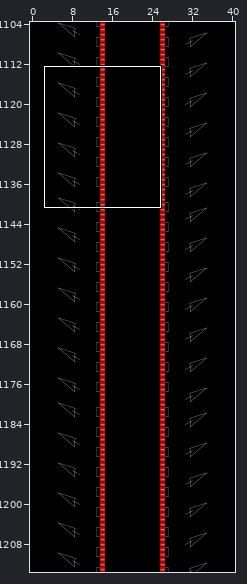
Tiled map (JSON), stored at data/map/main_game_level.json. The first picture is a wide view before the edit; the outline marks the close-up.
Close-up. Before the edit:
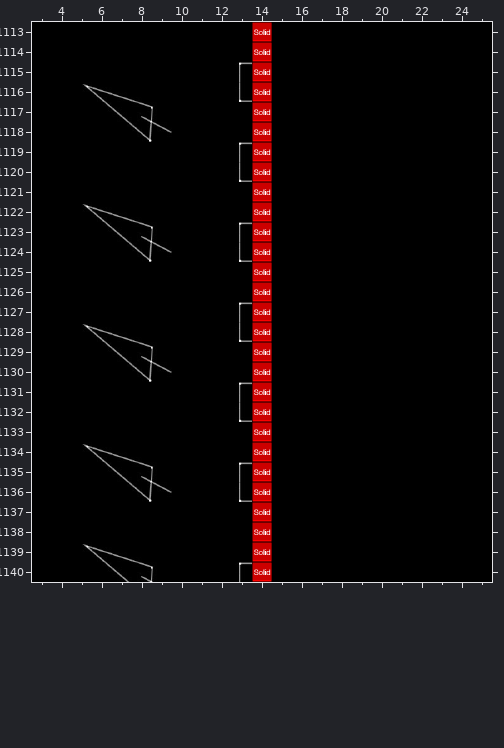
Cells are 32x32 px. Shown: x 3..25, y 1113..1140. The commit also changed other parts of the map, which this record leaves out. The old version is drawn lined up with the new one.
After:
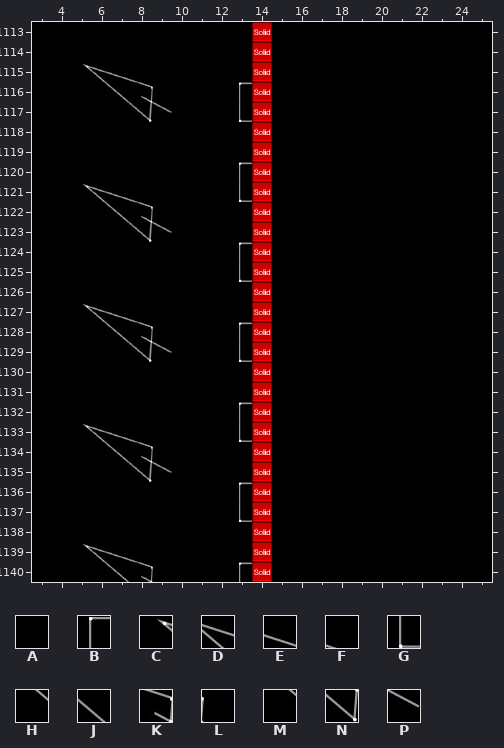
Key: from "section1": A 2; from "section2": B 0, C 1, D 2, E 3, F 4, G 6, H 8, J 9, K 10, L 11, M 15, N 16, P 17.
_ is an empty cell, . an unchanged one.
Difference:
map size 41x2088 -> 41x1450 cells (old content now starts at 0,-462; both pictures use the new coordinates)
--- layer "background"
@@ x 5..13 @@
-1115 AAAA....B
-1116 CDEFA...G
-1117 .HJKL...A
-1118 ..MNP....
-1119 ........B
-1120 ........G
-1121 AAAA....A
-1122 CDEFA....
-1123 .HJKL...B
-1124 ..MNP...G
-1125 ........A
+1115 CDEF....A
+1116 AHJKL...B
+1117 .AMNP...G
+1118 ..AAA....
+1119 ........A
+1120 ........B
+1121 CDEF....G
+1122 AHJKL....
+1123 .AMNP...A
+1124 ..AAA...B
+1125 ........G
@@ x 5..13 @@
-1127 AAAA....B
-1128 CDEFA...G
-1129 .HJKL...A
-1130 ..MNP....
-1131 ........B
-1132 ........G
-1133 AAAA....A
-1134 CDEFA....
-1135 .HJKL...B
-1136 ..MNP...G
-1137 ........A
+1127 CDEF....A
+1128 AHJKL...B
+1129 .AMNP...G
+1130 ..AAA....
+1131 ........A
+1132 ........B
+1133 CDEF....G
+1134 AHJKL....
+1135 .AMNP...A
+1136 ..AAA...B
+1137 ........G
